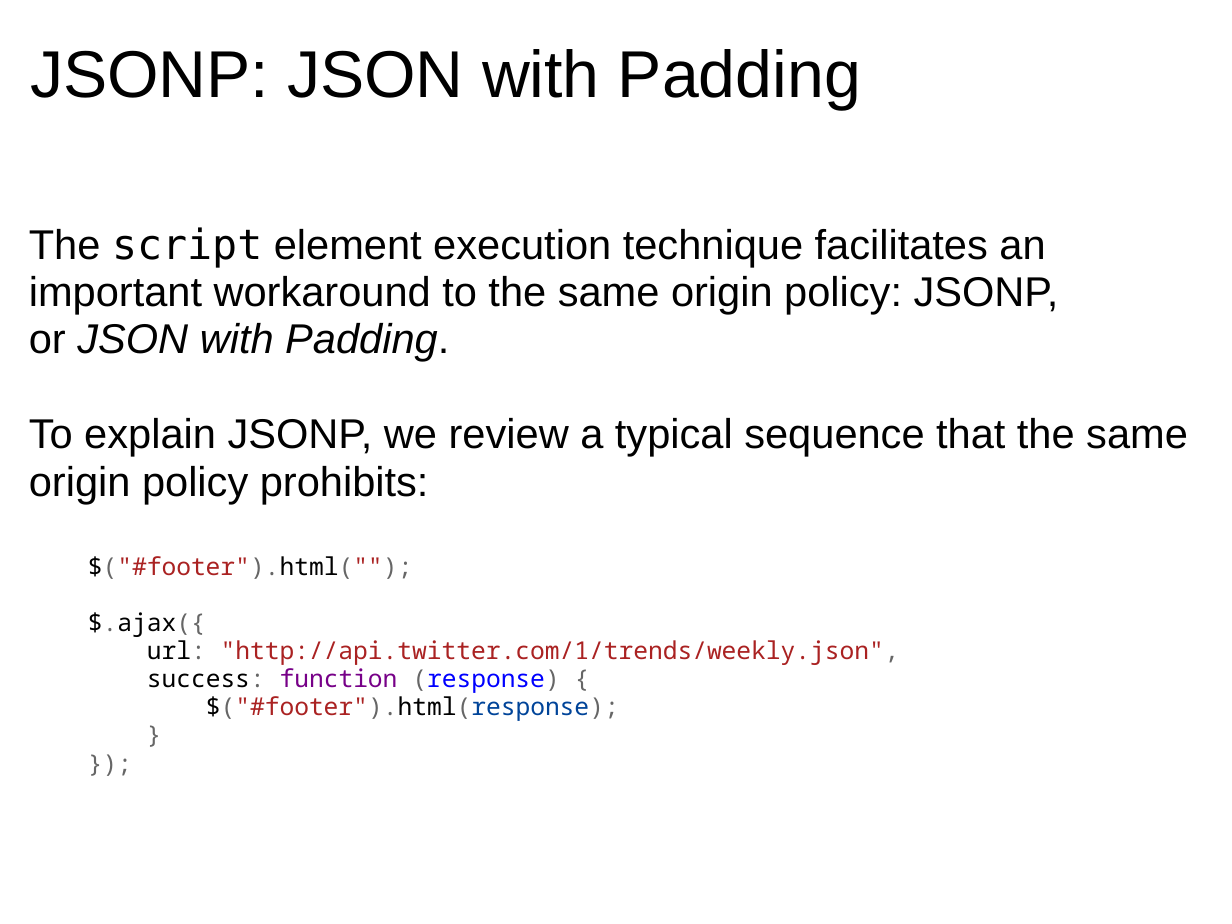
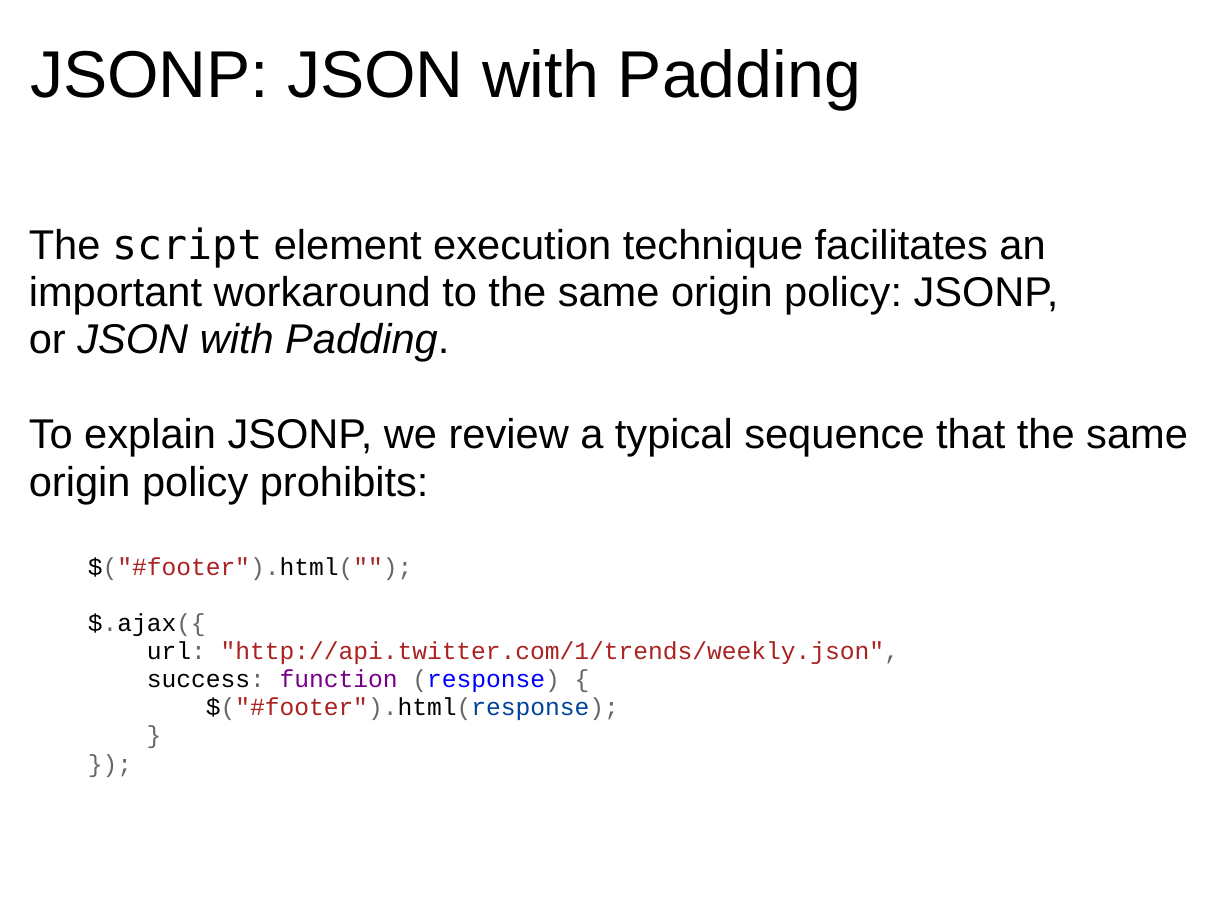
Before and after one commit to dondi/javascript-book, a slide deck: slide 63 of presentations/Chapter_8_Presentation.ppt. Drawn at 1232x924 pixels with LibreOffice and Linux fonts; fonts in the diff are those of the drawing; background and template pictures are left out. Boxes give left, top, right and bottom in pixels: in the first picture for what was removed or moved away, otherwise in the second. Text is boxed around its words. In the diff, an @@ line names an element or a change of style, - is before the commit and + after.

```diff
--- a/presentations/Chapter_8_Presentation.ppt
+++ b/presentations/Chapter_8_Presentation.ppt
@@ text at bbox=[88, 557, 900, 720]: font Noto Sans Mono to Courier New in "$("#footer").html(""); $.ajax({ url: "http://api.twitter.com ..." @@
```
Also in this commit, not shown: 19 other slides changed.
